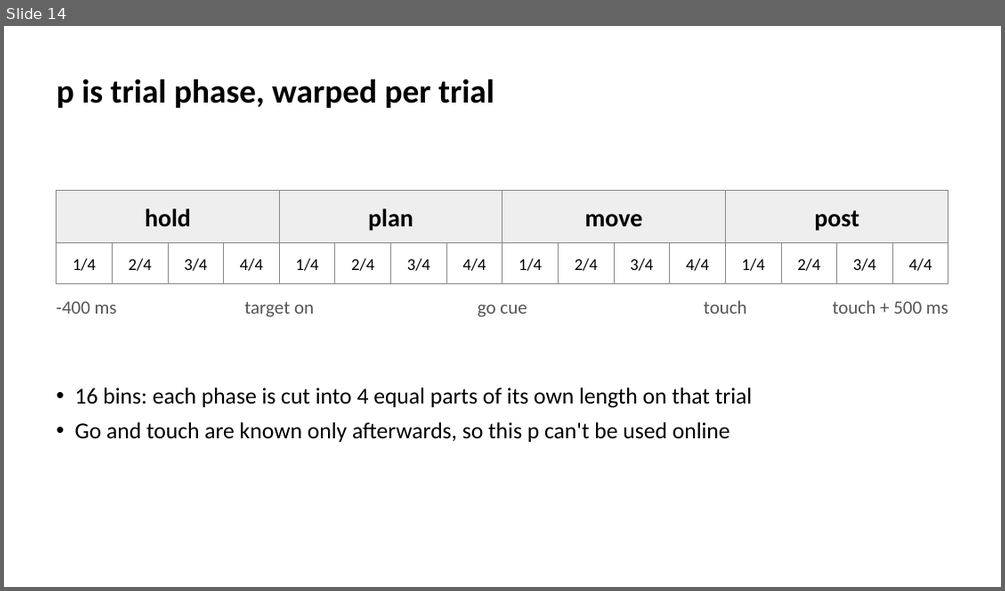
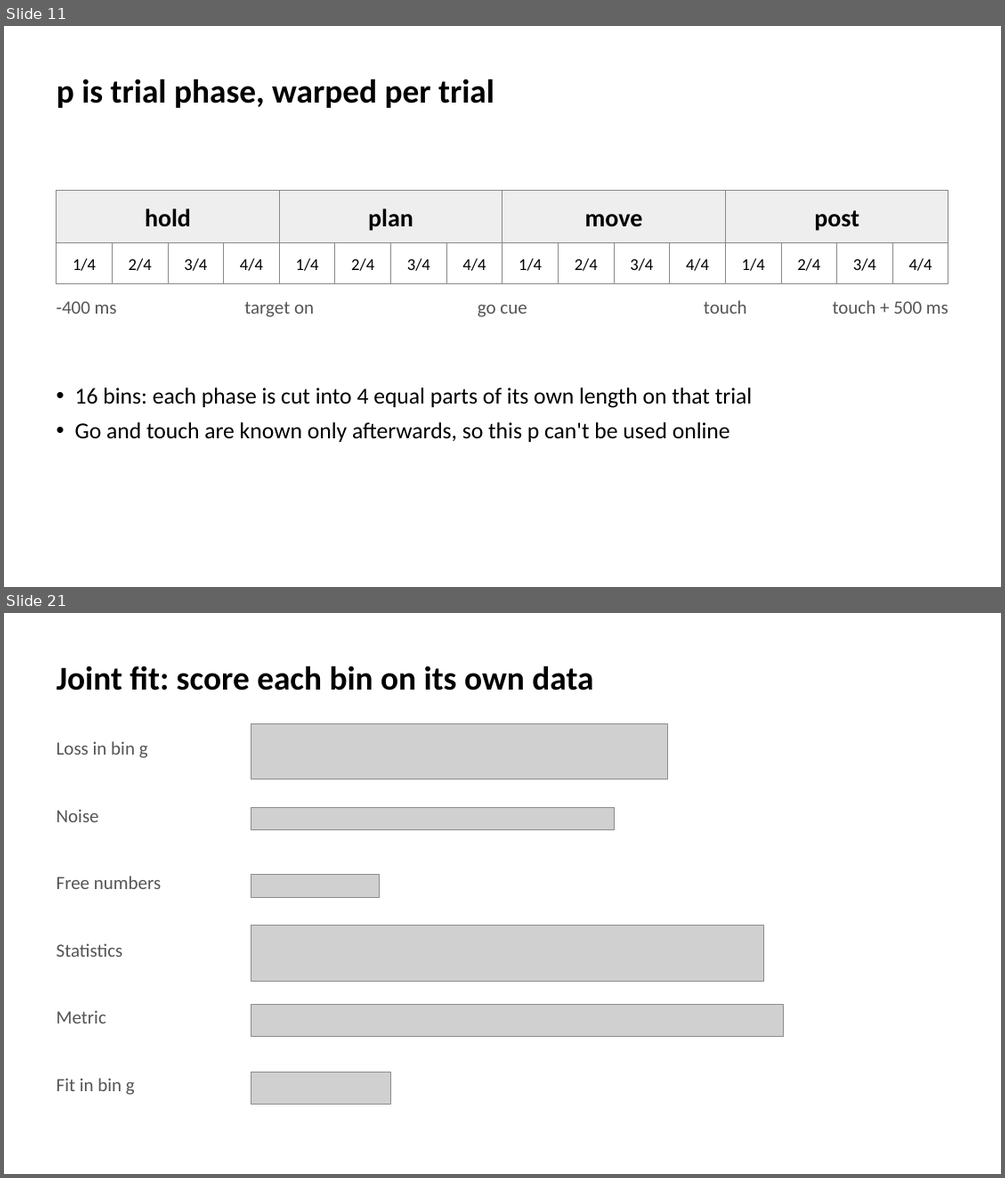
Before and after one commit to smartadi/tpgdar, a slide deck: TP-GDAR_IOS_Reach.pptx. Shown one above the other, each under a label of ours: slide 14 before the commit, slides 11 and 21 after it; the slides between them are not shown. The pictures are 1005x591 and 1005x1178 pixels, drawn with LibreOffice and Linux fonts; fonts in the diff are those of the drawing; grey boxes stand for pictures. Boxes give left, top, right and bottom in pixels: in the first picture for what was removed or moved away, otherwise in the second. Text is boxed around its words. In the diff, an @@ line names an element or a change of style, - is before the commit and + after.

```diff
--- a/TP-GDAR_IOS_Reach.pptx
+++ b/TP-GDAR_IOS_Reach.pptx
@@ slide 21 added at (4, 613, 1001, 1174), background #FFFFFF @@
@@ title added at (57, 666, 593, 690), 32 pt, text #000000, bold @@
+Joint fit: score each bin on its own data
@@ text added at (57, 741, 148, 758), 18 pt, text #555555 @@
+Loss in bin g
@@ picture added at (251, 723, 667, 779) @@
@@ text added at (57, 809, 99, 822), 18 pt, text #555555 @@
+Noise
@@ picture added at (251, 807, 615, 830) @@
@@ text added at (57, 876, 161, 889), 18 pt, text #555555 @@
+Free numbers
@@ picture added at (251, 875, 379, 897) @@
@@ picture added at (251, 925, 764, 981) @@
@@ text added at (57, 943, 123, 957), 18 pt, text #555555 @@
+Statistics
@@ text added at (57, 1010, 106, 1023), 18 pt, text #555555 @@
+Metric
@@ picture added at (251, 1005, 783, 1037) @@
@@ text added at (57, 1078, 135, 1094), 18 pt, text #555555 @@
+Fit in bin g
@@ picture added at (251, 1071, 390, 1103) @@
@@ what was slide 14 is now slide 11 @@
```
Also in this commit, not shown: 13 slides changed, 16 other slides added, 7 slides removed, 6 other files.
